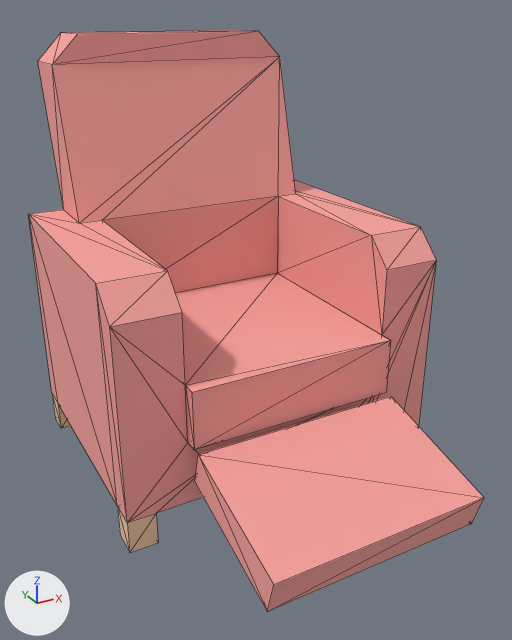
Two versions of the glTF model assets/props/furniture/loungeChairRelax.glb, one commit apart.
Camera for both pictures: a 50 mm lens placed at (-0.211, -0.507, 0.664), pointed at (0.239, 0.311, 0.255). The lights are fixed; the arrows at lower left show +X, +Y and +Z. The first picture is the older version. Mesh edges are drawn as thin lines. Vertices at exactly the same position are counted once.

Names of what the first picture shows: 'loungeChairRelax(Clone)'.
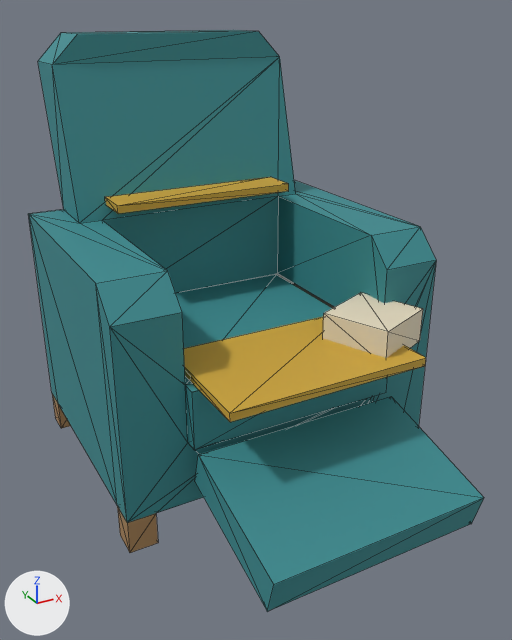
Pixel boxes (x1, y1, x2, y2) of what changed, in the pictures (512 x 640 px):
part 1 of me_mesh_loungechairrelax, added (yellow)
    after: (184, 316, 426, 422)
part 2 of me_mesh_loungechairrelax, added (yellow)
    after: (105, 177, 289, 214)
part 3 of me_mesh_loungechairrelax, built on
    before: (176, 274, 391, 392)
    after: (176, 274, 423, 392)
part 4 of me_mesh_loungechairrelax, recoloured (pink to cyan)
    both: (28, 30, 484, 612)
part 5 of me_mesh_loungechairrelax, recoloured
    both: (52, 394, 158, 553)

What changed in the scene script:
```text
Add mat_cream_003:
    mat_cream_003 = principled_material('cream.003')
    mat_cream_003.base_color = (0.78, 0.7, 0.52)  # beige #e5dabf
    mat_cream_003.roughness = 0.8
Add mat_mustard_003:
    mat_mustard_003 = principled_material('mustard.003')
    mat_mustard_003.base_color = (0.62, 0.38, 0.04)  # yellow #cea638
    mat_mustard_003.roughness = 0.6
Add mat_copper_003:
    mat_copper_003 = principled_material('copper.003')
    mat_copper_003.base_color = (0.55, 0.22, 0.1)  # orange #c48159
    mat_copper_003.metallic = 0.7
    mat_copper_003.roughness = 0.35
Add mat_teal_003:
    mat_teal_003 = principled_material('teal.003')
    mat_teal_003.base_color = (0.04, 0.26, 0.28)  # cyan #388b90
    mat_teal_003.roughness = 0.7
Add mat_oak_003:
    mat_oak_003 = principled_material('oak.003')
    mat_oak_003.base_color = (0.42, 0.24, 0.1)  # brown #ad8659
    mat_oak_003.roughness = 0.55
Change me_mesh_loungechairrelax:
    used by ob_loungechairrelax_clone; location = (0.0, 0.0, 0.0)
    remove me_mesh_loungechairrelax.from_pydata(...)  # 94 vertices, 188 faces; spans x 0.0..0.49, y 0.0..0.675, z 0.0..0.63
    remove me_mesh_loungechairrelax.materials.append(mat_metal)  # white #dfeaec
    add me_mesh_loungechairrelax.from_pydata(...)  # 153 vertices, 269 faces; spans x 0.0..0.49, y 0.0..0.675, z 0.0..0.63
    me_mesh_loungechairrelax part 1: a new loose piece, a box spanning x 0.1..0.39, y 0.12..0.3, z 0.23..0.242, in mat_mustard_003 (yellow #cea638)
    me_mesh_loungechairrelax part 2: a new loose piece, a box spanning x 0.1..0.39, y 0.475..0.535, z 0.391..0.403, in mat_mustard_003 (yellow #cea638)
    me_mesh_loungechairrelax part 3
    22 faces are deleted
    43 vertices are added at x 0.034..0.49, y 0.144..0.615, z 0.05..0.37
    34 new faces join them, mat_copper_003 (orange #c48159)
    33 new faces join them, mat_teal_003 (cyan #388b90)
    12 new faces join them, mat_cream_003 (beige #e5dabf)
    me_mesh_loungechairrelax part 4: 106 faces spanning x 0.0..0.49, y 0.0..0.675, z 0.042..0.63 switch from mat_carpet (pink #f9a39e) to mat_teal_003 (cyan #388b90)
    me_mesh_loungechairrelax part 5: 40 faces spanning x 0.0..0.49, y 0.225..0.615, z 0.0..0.05 switch from mat_wood (beige #f3cca8) to mat_oak_003 (brown #ad8659)
    add me_mesh_loungechairrelax.materials.append(mat_copper_003)  # orange #c48159
    add me_mesh_loungechairrelax.materials.append(mat_mustard_003)  # yellow #cea638
    add me_mesh_loungechairrelax.materials.append(mat_cream_003)  # beige #e5dabf
```
